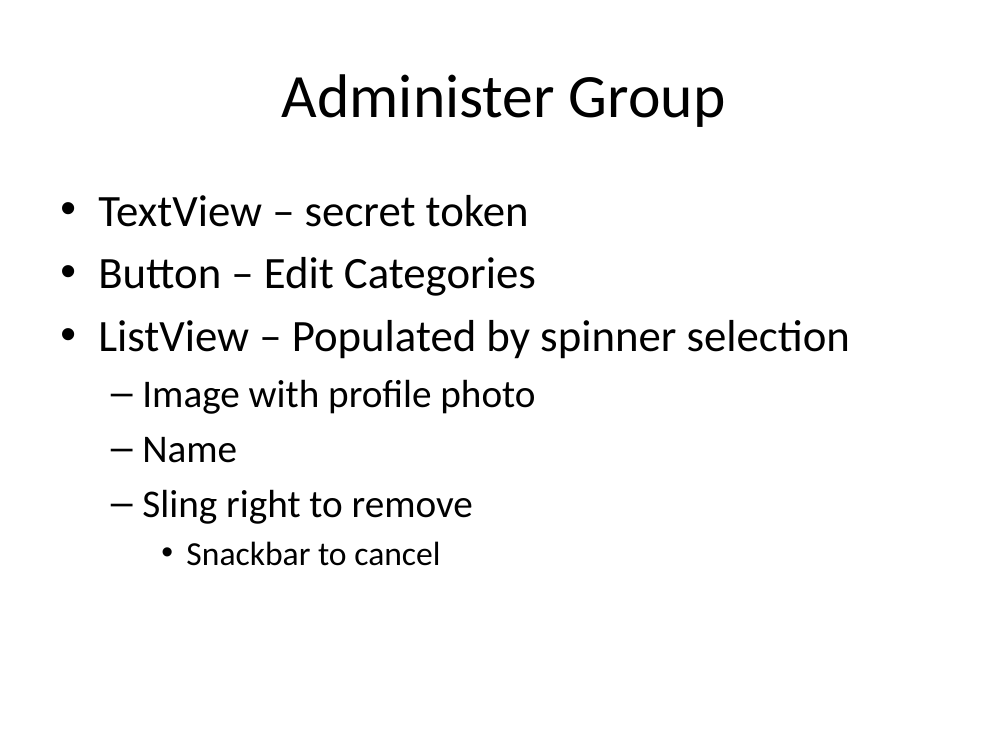
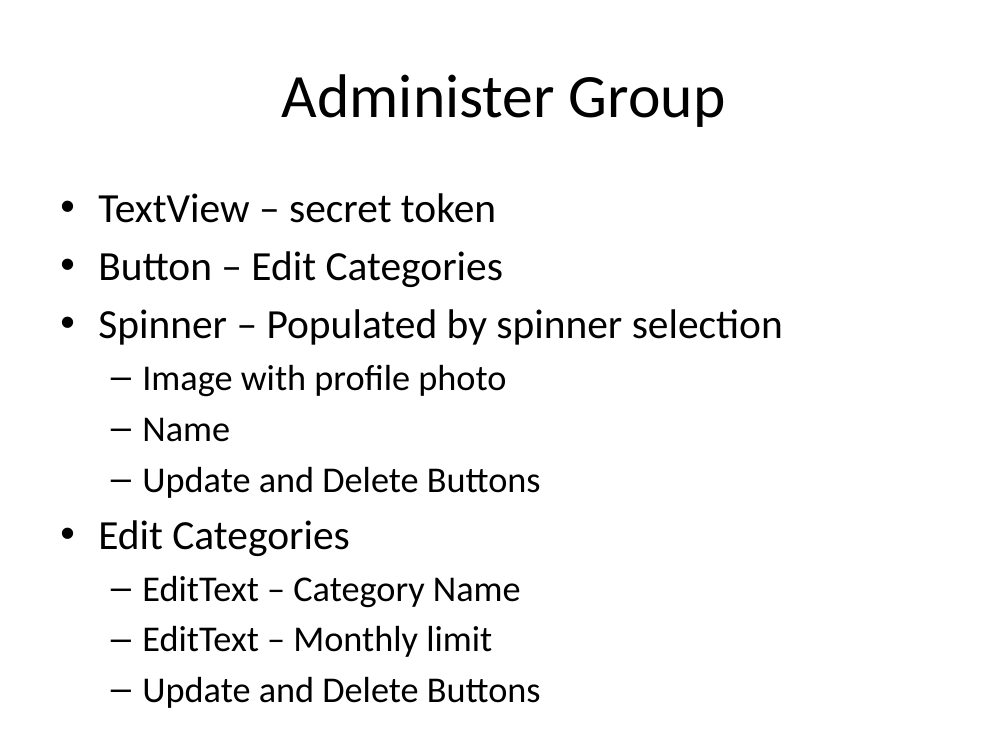
Before and after one commit to KodeFu/cis651project, a slide deck: slide 5 of ProjectLayouts.pptx. Drawn at 1008x756 pixels with LibreOffice and Linux fonts; fonts in the diff are those of the drawing. Boxes give left, top, right and bottom in pixels: in the first picture for what was removed or moved away, otherwise in the second. Text is boxed around its words. In the diff, an @@ line names an element or a change of style, - is before the commit and + after.

Commit message:
Consolidated edit categories into Administer Group. Update to use spinner instead of listview.

```diff
--- a/ProjectLayouts.pptx
+++ b/ProjectLayouts.pptx
@@ text at box(98, 193, 506, 442): size 32 to 29.6 pt in "TextView – secret token", "Button – Edit Categories"; size 28 to 25.9 pt in "Image with profile photo", "Name" @@
@@ text at box(98, 309, 783, 345): text changed; size 32 to 29.6 pt @@
-• ListView – Populated by spinner selection
+• Spinner – Populated by spinner selection
@@ text at box(98, 466, 541, 708): text changed; size 28 to 25.9 pt @@
-  – Sling right to remove
-    • Snackbar to cancel
+  – Update and Delete Buttons
+• Edit Categories
+  – EditText – Category Name
+  – EditText – Monthly limit
+  – Update and Delete Buttons
```
Also in this commit, not shown: 1 slide added.
